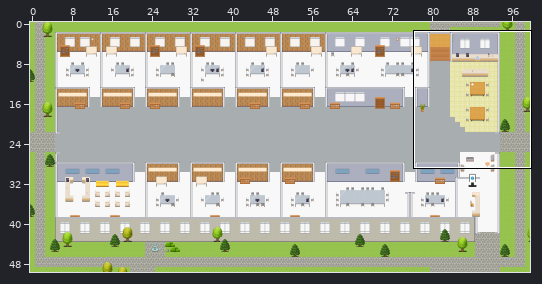
A Tiled map (JSON) gets an edit: maps/PH-Regulatory-Compliance-Platform.tmj. The picture above shows the old version from afar; the outline marks the close-up.
Close-up. The starting point:
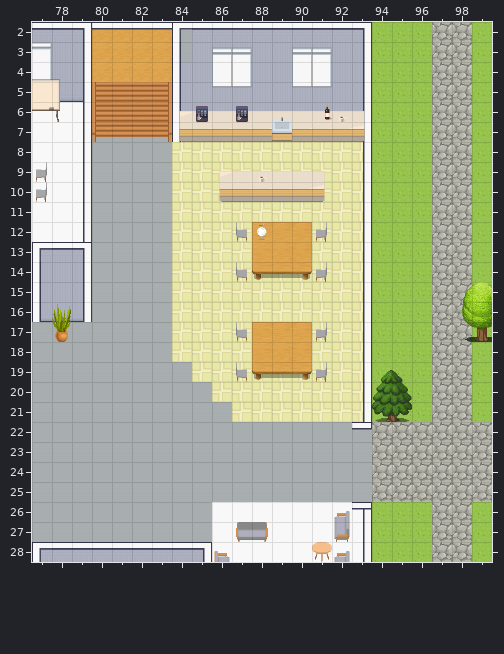
Cells are 32x32 px. Shown: x 77..99, y 2..28. The commit also changed other parts of the map, which this record leaves out.
New version:
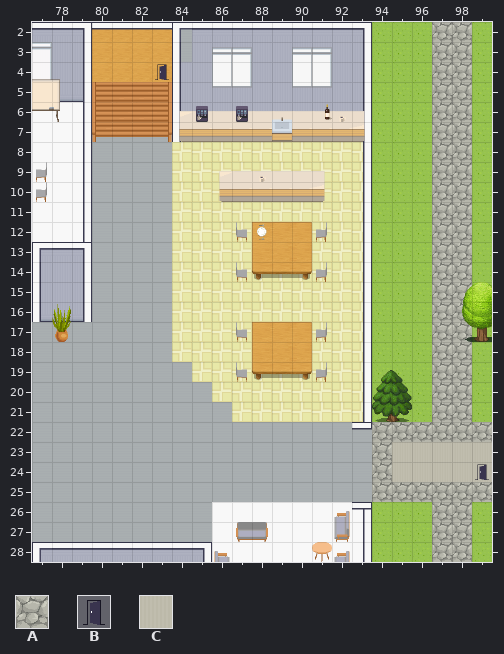
Key: from "Exterior": A 638; from "User_Zones": B 65; from "room2": C 328.
_ is an empty cell.
Tiles replaced or removed in this view: A.
What changed:
Changed rows in their new state; . is an unchanged cell.
Layer "outside":
first column x 95:
23 CCCCC
24 CCCCC
Layer "zones":
first column x 83:
 4 B
first column x 99:
24 B
Changed places in both close-ups, as pixel boxes (x1, y1, x2, y2):
added: (155, 64, 169, 80)
changed: (392, 442, 492, 482)
